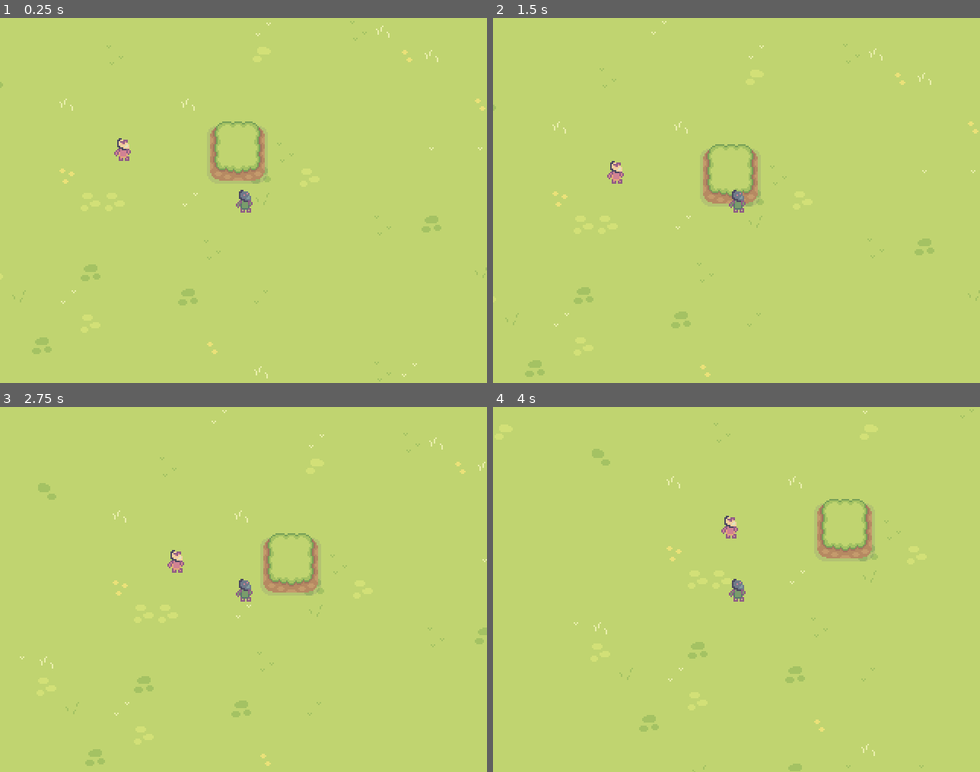
Above: before the commit, frames 1-4 (two rows, left to right).
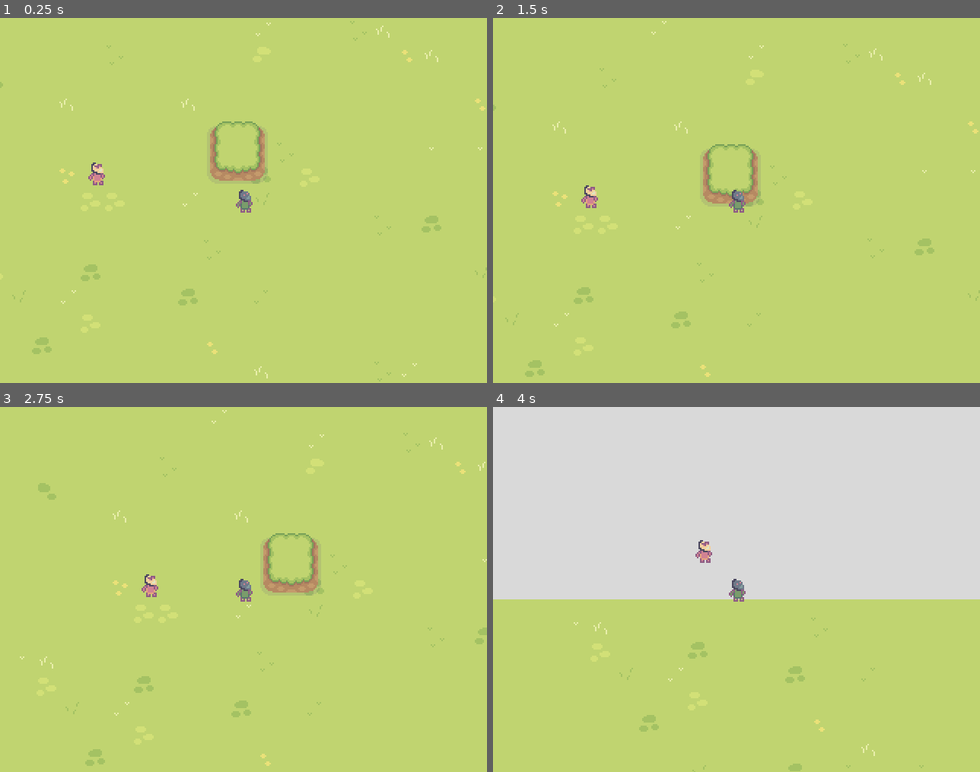
Above: after the commit, the same moments.

Repository: RainbowNova/Adventure-Game-Jam-2023
Game: Godot game, scene res://TestingArea.tscn
The game is run twice, just before and just after one commit, with the same random seed, the same clock (stepped at 60 frames per second) and the same inputs.
Inputs:
- Up to frame 1 (0.25 s): no input
- Up to frame 2 (1.5 s): tap Enter at 0.5 s; hold E (interact) 0.53-1.28 s; hold Up (ui_up) from 0.53 s (still down); tap Space at 1.25 s; tap E (interact) at 1.35 s
- Up to frame 3 (2.75 s): tap Enter at 2 s; release Up (ui_up) at 2.03 s; hold Left (ui_left) from 2.03 s (still down); hold E (interact) from 2.03 s (still down)
- Up to frame 4 (4 s): release E (interact) at 2.78 s; tap E (interact) at 2.85 s; release Left (ui_left) at 3.53 s; hold Down (ui_down) from 3.53 s (still down); hold E (interact) from 3.53 s (still down)

The runs differ from the first frame. In frame 1, 0.3% of the frame differs, in the area x 18-27%, y 32-46%; in frame 2, 0.3%; in frame 3, 0.3%; in frame 4, 53%, in the area x 0-100%, y 0-53%.

Commit message:
Dialogue almost working
Saving just in case I mess up again

Diff:
--- /dev/null
+++ b/Assets/Dialogue/Dialogue.gd
@@ -0,0 +1,62 @@
+extends Control
+
+signal interacted
+
+@export var dialogue_path = ""
+@export var text_speed = 0.05
+
+var dialogue
+
+var phrase_num = 0
+var finished = false
+
+
+func start_dialogue():
+	# Create dialogue instance as child of the current area scene.
+	$Timer.wait_time = text_speed
+	dialogue = get_dialogue()
+	assert(dialogue, "Dialogue not found")
+	next_phrase()
+
+
+func _process(delta):
+	if Input.is_action_just_pressed("interact"):
+		if finished:
+			next_phrase()
+		else:
+			$VBoxContainer/ColorRect/DialogueLabel.visible_characters = len($VBoxContainer/ColorRect/DialogueLabel.text)
+
+
+func get_dialogue():
+	var f = FileAccess.open("res://Assets/Dialogue/test_dialogue.json", FileAccess.READ)
+
+	f.open(dialogue_path, FileAccess.READ)
+	var json = f.get_as_text()
+
+	var output = JSON.parse_string(json)
+
+	if typeof(output) == TYPE_ARRAY:
+		return output
+	else:
+		return []
+
+
+func next_phrase():
+	if phrase_num >= len(dialogue):
+		queue_free()
+		return
+	finished = false
+	$VBoxContainer/ColorRect/NameLabel.bbcode_text = dialogue[phrase_num]["Name"]
+	$VBoxContainer/ColorRect/DialogueLabel.bbcode_text = dialogue[phrase_num]["Text"]
+
+	$VBoxContainer/ColorRect/DialogueLabel.visible_characters = 0
+
+	while $VBoxContainer/ColorRect/DialogueLabel.visible_characters < len($VBoxContainer/ColorRect/DialogueLabel.text):
+		$VBoxContainer/ColorRect/DialogueLabel.visible_characters += 1
+
+		$Timer.start()
+		await $Timer.timeout
+
+	finished = true
+	phrase_num += 1
+	return
--- /dev/null
+++ b/Assets/Dialogue/Dialogue.tscn
@@ -0,0 +1,41 @@
+[gd_scene load_steps=2 format=3 uid="uid://bdl6b1atd7sf8"]
+
+[ext_resource type="Script" path="res://Assets/Dialogue/Dialogue.gd" id="1_lttkr"]
+
+[node name="Dialogue" type="Control"]
+layout_mode = 3
+anchors_preset = 15
+anchor_right = 1.0
+anchor_bottom = 1.0
+grow_horizontal = 2
+grow_vertical = 2
+script = ExtResource("1_lttkr")
+
+[node name="Timer" type="Timer" parent="."]
+
+[node name="VBoxContainer" type="VBoxContainer" parent="."]
+layout_mode = 0
+offset_right = 428.0
+offset_bottom = 214.0
+
+[node name="ColorRect" type="ColorRect" parent="VBoxContainer"]
+layout_mode = 2
+size_flags_vertical = 3
+color = Color(0.85098, 0.85098, 0.85098, 1)
+
+[node name="NameLabel" type="RichTextLabel" parent="VBoxContainer/ColorRect"]
+layout_mode = 0
+offset_right = 93.0
+offset_bottom = 35.0
+bbcode_enabled = true
+
+[node name="DialogueLabel" type="RichTextLabel" parent="VBoxContainer/ColorRect"]
+layout_mode = 0
+offset_top = 37.0
+offset_right = 425.0
+offset_bottom = 213.0
+bbcode_enabled = true
+
+[node name="Indicator" type="Sprite2D" parent="VBoxContainer/ColorRect"]
+
+[node name="Portrait" type="Sprite2D" parent="VBoxContainer/ColorRect"]
--- /dev/null
+++ b/Assets/Dialogue/test_dialogue.json
@@ -0,0 +1,4 @@
+[
+    {"Name":"Keano", "Text":"Hello, this is dialogue which works!"},
+    {"Name":"Keano", "Text":"Epic."}
+]
--- a/Assets/InteractableComponent.gd
+++ b/Assets/InteractableComponent/InteractableComponent.gd
@@ -1,21 +1,15 @@
 extends Area2D
+
+signal interacted
 
 var can_interact : bool = false
 
-func _ready():
-	pass
-
-
-func _process(delta):
-	pass
 
 # When the player tries to interact and is able to, do the interaction.
-# TODO: Check if player is looking at the interactable.
+# TODO: Check if player is looking at the interactable using Raycase2D.
 func _input(event):
 	if event.is_action_pressed("interact") and can_interact:
-		for body in get_overlapping_bodies():
-			print(body.name)
-			interact()
+		emit_signal("interacted")
 
 # If the player gets within interaction range, allow them to interact.
 func _on_body_entered(body):
@@ -26,7 +20,3 @@
 func _on_body_exited(body):
 	if body.name == "Player":
 		can_interact = false
-
-
-func interact():
-	pass
--- a/Assets/InteractableComponent.tscn
+++ b/Assets/InteractableComponent/InteractableComponent.tscn
@@ -1,6 +1,6 @@
-[gd_scene load_steps=2 format=3 uid="uid://dynw8kvqfuol"]
+[gd_scene load_steps=2 format=3 uid="uid://cst5lay50xspj"]
 
-[ext_resource type="Script" path="res://Assets/InteractableComponent.gd" id="1_pbeda"]
+[ext_resource type="Script" path="res://Assets/InteractableComponent/InteractableComponent.gd" id="1_pbeda"]
 
 [node name="InteractableComponent" type="Area2D"]
 collision_layer = 128
--- a/Entities/NPC/NPC.gd
+++ b/Entities/NPC/NPC.gd
@@ -1,9 +1,16 @@
 extends CharacterBody2D
 
+const DIALOGUE = preload("res://Assets/Dialogue/Dialogue.tscn")
 
+# Signals sent by components should be handled by the parent-node.
+# Potential TODO: create base class for NPC's.
+# Potential TODO: let _ready() call specific function just for connecting signals.
 func _ready():
-	pass
+	var interactable_component = get_node("InteractableComponent")
+	interactable_component.connect("interacted", start_dialogue)
 
 
-func _process(delta):
-	pass
+func start_dialogue():
+	var dialogue = DIALOGUE.instantiate()
+	get_parent().add_child(dialogue)
+	dialogue.start_dialogue()
--- a/Entities/NPC/NPC.tscn
+++ b/Entities/NPC/NPC.tscn
@@ -1,8 +1,8 @@
-[gd_scene load_steps=6 format=3 uid="uid://bva6a5he111tb"]
+[gd_scene load_steps=6 format=3 uid="uid://df5qcspavxhic"]
 
 [ext_resource type="Script" path="res://Entities/NPC/NPC.gd" id="1_6mk23"]
 [ext_resource type="Texture2D" uid="uid://raa4k56c22rt" path="res://Entities/NPC/temp_npc.png" id="1_qp8ev"]
-[ext_resource type="PackedScene" uid="uid://dynw8kvqfuol" path="res://Assets/InteractableComponent.tscn" id="3_nn2ax"]
+[ext_resource type="PackedScene" uid="uid://cst5lay50xspj" path="res://Assets/InteractableComponent/InteractableComponent.tscn" id="3_nn2ax"]
 
 [sub_resource type="RectangleShape2D" id="RectangleShape2D_ty0g2"]
 size = Vector2(5, 7)
--- a/TestingArea.tscn
+++ b/TestingArea.tscn
@@ -747,4 +747,4 @@
 shape = SubResource("RectangleShape2D_kl556")
 
 [node name="NPC" parent="." instance=ExtResource("9_qao1o")]
-position = Vector2(220, 166)
+position = Vector2(203, 182)
Not shown: 1 places in Entities/NPC/NPC_test.tscn that only renumber resources
Not shown: 1 places in TestingArea.tscn that only renumber resources
